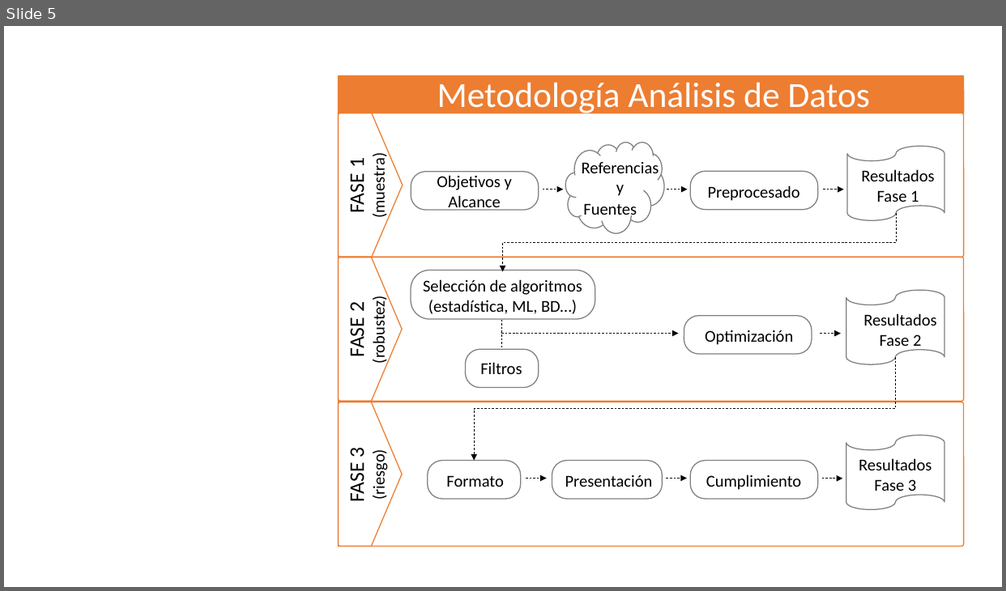
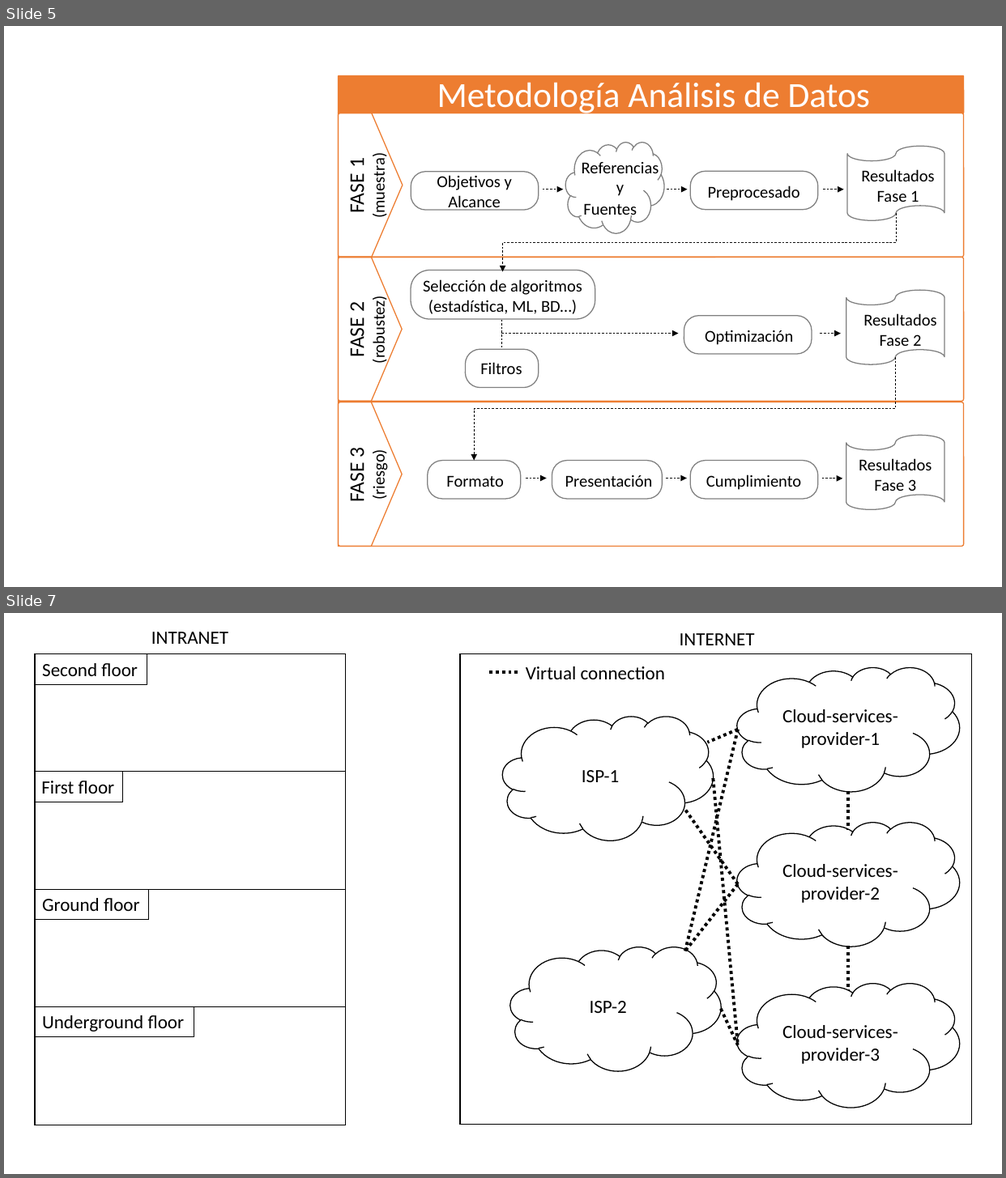
Before and after one commit to antoniojturel/cv, a slide deck: CV-AJTR.pptx. Shown one above the other, each under a label of ours: slide 5 before the commit, slides 5 and 7 after it; the slides between them are not shown. The pictures are 1006x591 and 1006x1178 pixels, drawn with LibreOffice and Linux fonts; fonts in the diff are those of the drawing. Boxes give left, top, right and bottom in pixels: in the first picture for what was removed or moved away, otherwise in the second. Text is boxed around its words. In the diff, an @@ line names an element or a change of style, - is before the commit and + after.

```diff
--- a/CV-AJTR.pptx
+++ b/CV-AJTR.pptx
@@ slide 7 added at [4, 613, 1002, 1174], background #FFFFFF @@
@@ text added at [151, 632, 228, 644], 18 pt, text #000000 @@
+INTRANET
@@ text added at [680, 633, 755, 645], 18 pt, text #000000 @@
+INTERNET
@@ rectangle added at [35, 654, 345, 1125], outline #000000 1 pt @@
@@ rectangle added at [35, 654, 147, 684], outline #000000 0.75 pt, 18 pt, text #000000 @@
+Second floor
@@ rectangle added at [460, 653, 972, 1124], outline #000000 1 pt @@
@@ line added from (518, 672) to (488, 672), #000000 3 pt dashed @@
@@ text added at [526, 666, 665, 679], 18 pt, text #000000 @@
+Virtual connection
@@ cloud added at [738, 667, 960, 792], outline #000000 1 pt, 18 pt, text #000000 @@
+Cloud-services-provider-1
@@ cloud added at [503, 717, 714, 841], outline #000000 1 pt, 18 pt, text #000000 @@
+ISP-1
@@ line added from (738, 730) to (685, 953), #000000 3 pt dashed @@
@@ line added from (738, 730) to (708, 743), #000000 3 pt dashed @@
@@ line added from (34, 772) to (345, 772), #000000 0.5 pt @@
@@ rectangle added at [34, 772, 123, 802], outline #000000 0.75 pt, 18 pt, text #000000 @@
+First floor
@@ line added from (713, 778) to (738, 1046), #000000 3 pt dashed @@
@@ line added from (849, 791) to (849, 829), #000000 3 pt dashed @@
@@ line added from (738, 884) to (685, 809), #000000 3 pt dashed @@
@@ cloud added at [738, 822, 960, 946], outline #000000 1 pt, 18 pt, text #000000 @@
+Cloud-services-provider-2
@@ line added from (35, 889) to (345, 889), #000000 0.5 pt @@
@@ rectangle added at [35, 889, 148, 919], outline #000000 0.75 pt, 18 pt, text #000000 @@
+Ground floor
@@ line added from (738, 884) to (685, 952), #000000 3 pt dashed @@
@@ cloud added at [510, 947, 721, 1071], outline #000000 1 pt, 18 pt, text #000000 @@
+ISP-2
@@ line added from (849, 946) to (849, 990), #000000 3 pt dashed @@
@@ cloud added at [738, 983, 960, 1108], outline #000000 1 pt, 18 pt, text #000000 @@
+Cloud-services-provider-3
@@ line added from (35, 1007) to (345, 1007), #000000 0.5 pt @@
@@ rectangle added at [35, 1007, 194, 1037], outline #000000 0.75 pt, 18 pt, text #000000 @@
+Underground floor
@@ line added from (721, 1009) to (738, 1046), #000000 3 pt dashed @@
```
Also in this commit, not shown: 1 other slide added, 2 other files.
